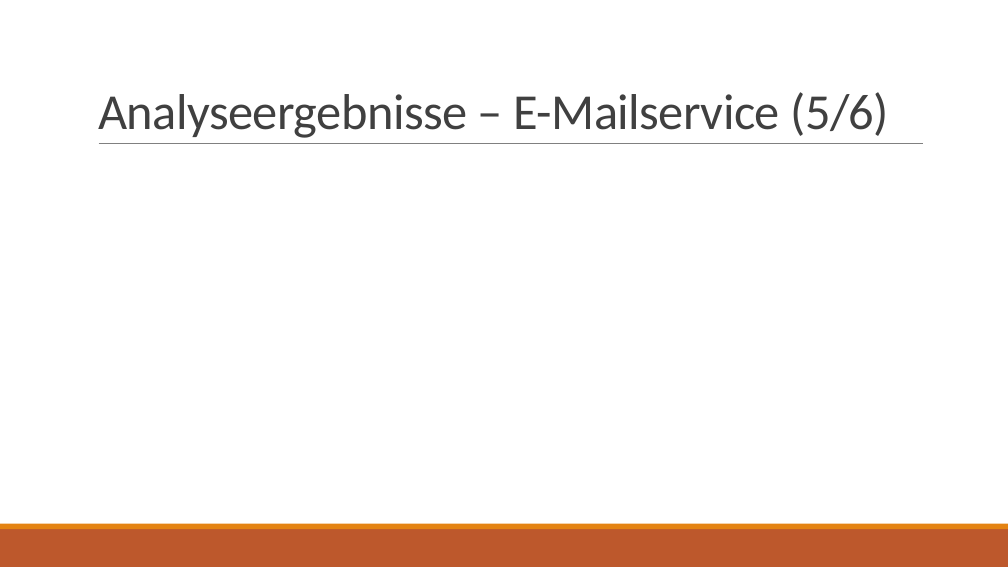
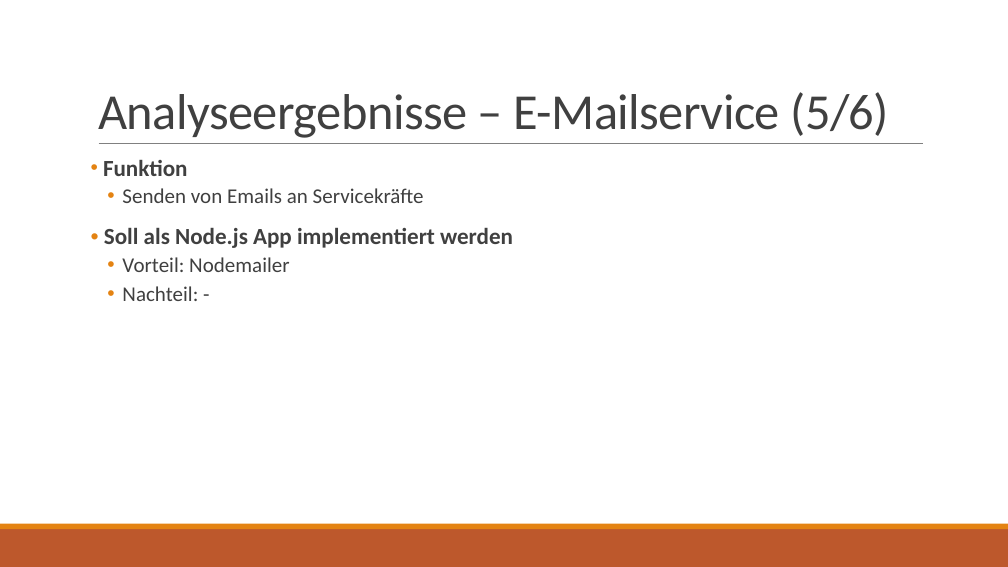
Before and after one commit to jnk111/AI_Praktikum, a slide deck: slide 7 of Aufgaben/P4/Loesung/Wochenplansoftware - Architekturbewertung.pptx. Drawn at 1008x567 pixels with LibreOffice and Linux fonts; fonts in the diff are those of the drawing. Boxes give left, top, right and bottom in pixels: in the first picture for what was removed or moved away, otherwise in the second. Text is boxed around its words. In the diff, an @@ line names an element or a change of style, - is before the commit and + after.

```diff
--- a/Aufgaben/P4/Loesung/Wochenplansoftware - Architekturbewertung.pptx
+++ b/Aufgaben/P4/Loesung/Wochenplansoftware - Architekturbewertung.pptx
@@ text added at [103,160,513,301], 20 pt, text #404040 @@
+• Funktion
+  • Senden von Emails an Servicekräfte
+• Soll als Node.js App implementiert werden
+  • Vorteil: Nodemailer
+  • Nachteil: -
```
Also in this commit, not shown: 8 other slides changed, 2 slides added, 1 other file.
